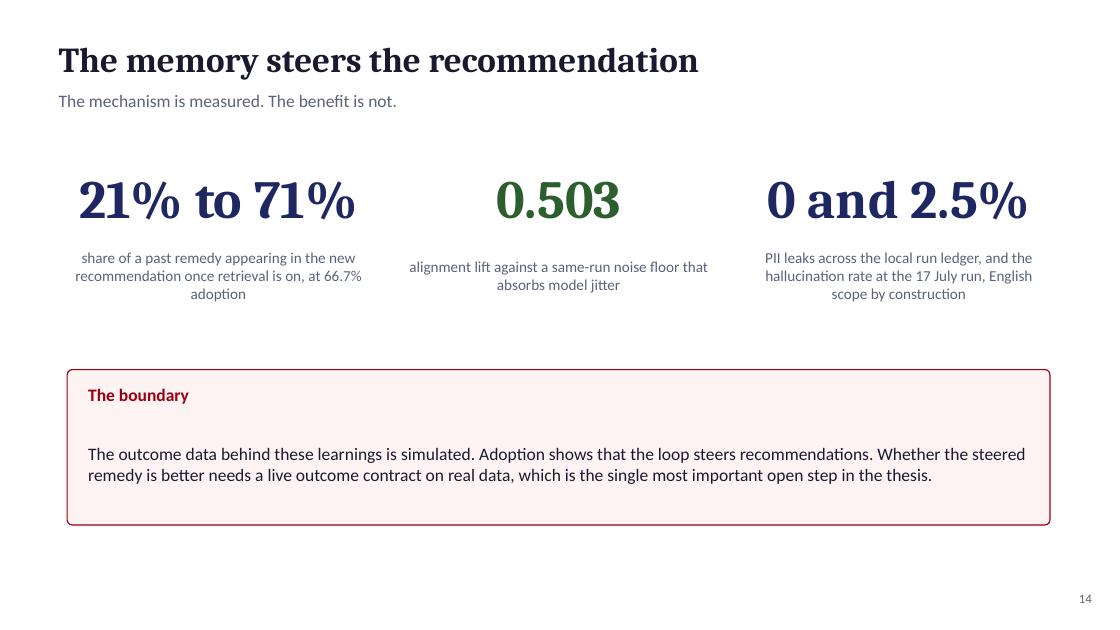
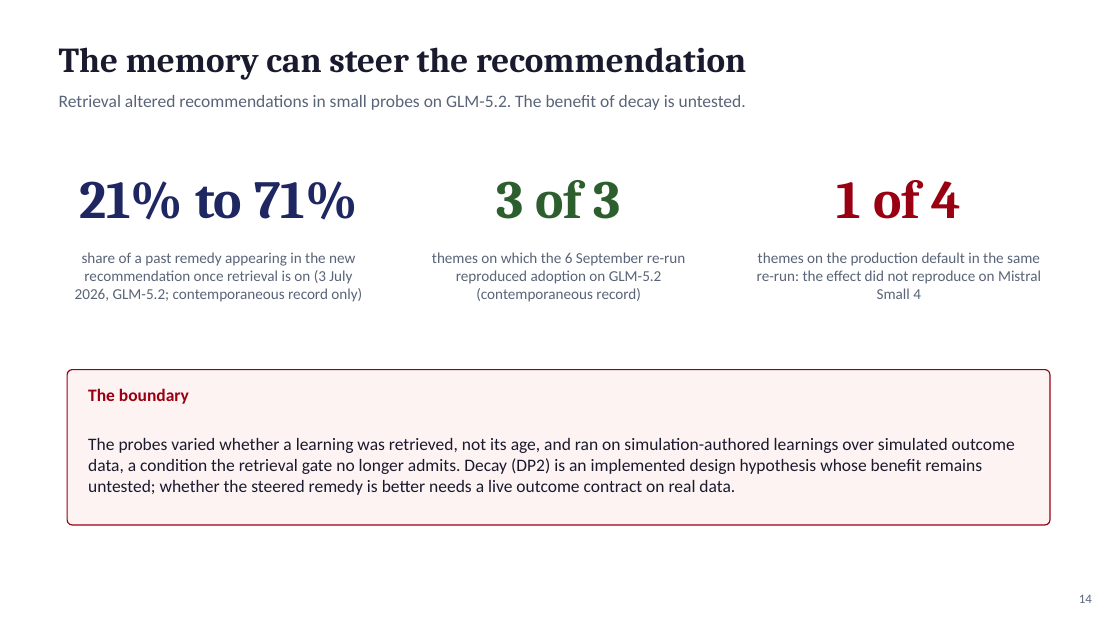
Before and after one commit to fogu13/CLARA, a slide deck: slide 14 of thesis/defense/defense_deck.pptx. Drawn at 1120x630 pixels with LibreOffice and Linux fonts; fonts in the diff are those of the drawing. Boxes give left, top, right and bottom in pixels: in the first picture for what was removed or moved away, otherwise in the second. Text is boxed around its words. In the diff, an @@ line names an element or a change of style, - is before the commit and + after.

```diff
--- a/thesis/defense/defense_deck.pptx
+++ b/thesis/defense/defense_deck.pptx
@@ text at [59,47,746,80]: text changed @@
-The memory steers the recommendation
+The memory can steer the recommendation
@@ text at [59,95,746,110]: text changed @@
-The mechanism is measured. The benefit is not.
+Retrieval altered recommendations in small probes on GLM-5.2. The benefit of decay is untested.
@@ text at [496,180,621,219]: text changed @@
-0.503
+3 of 3
@@ text at [837,180,961,219]: text changed; text colour #1E2761 to #990011 @@
-0 and 2.5%
+1 of 4
@@ text at [75,252,362,302]: text changed @@
-share of a past remedy appearing in the new recommendation once retrieval is on, at 66.7% adoption
+share of a past remedy appearing in the new recommendation once retrieval is on (3 July 2026, GLM-5.2; contemporaneous record only)
@@ text at [432,252,685,302]: text changed @@
-alignment lift against a same-run noise floor that absorbs model jitter
+themes on which the 6 September re-run reproduced adoption on GLM-5.2 (contemporaneous record)
@@ text at [757,252,1041,299]: text changed @@
-PII leaks across the local run ledger, and the hallucination rate at the 17 July run, English scope by construction
+themes on the production default in the same re-run: the effect did not reproduce on Mistral Small 4
@@ text at [88,438,1015,495]: text changed @@
-The outcome data behind these learnings is simulated. Adoption shows that the loop steers recommendations. Whether the steered remedy is better needs a live outcome contract on real data, which is the single most important open step in the thesis.
+The probes varied whether a learning was retrieved, not its age, and ran on simulation-authored learnings over simulated outcome data, a condition the retrieval gate no longer admits. Decay (DP2) is an implemented design hypothesis whose benefit remains untested; whether the steered remedy is better needs a live outcome contract on real data.
```
Also in this commit, not shown: 18 other slides changed, 6 other files.
